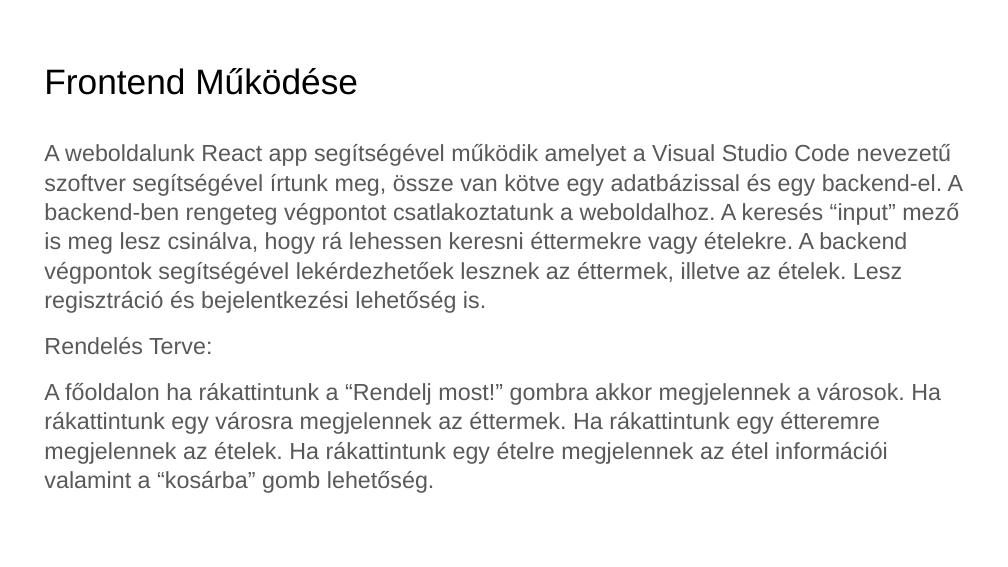
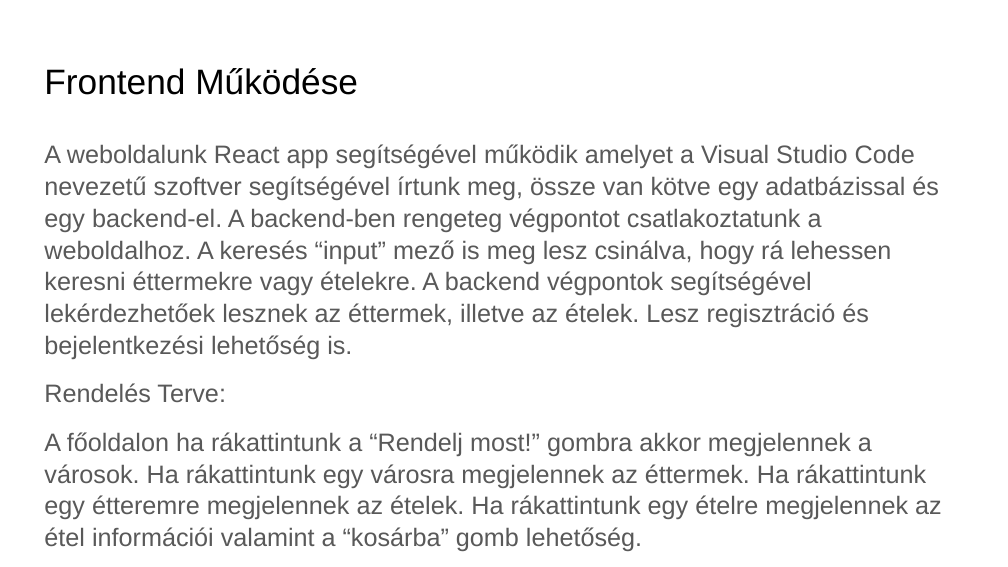
Before and after one commit to kirschg/-telfut-r, a slide deck: slide 3 of etelfutar_ppt_uj.pptx. Drawn at 1008x567 pixels with LibreOffice and Linux fonts; fonts in the diff are those of the drawing; background and template pictures are left out. Boxes give left, top, right and bottom in pixels: in the first picture for what was removed or moved away, otherwise in the second. Text is boxed around its words. In the diff, an @@ line names an element or a change of style, - is before the commit and + after.

```diff
--- a/etelfutar_ppt_uj.pptx
+++ b/etelfutar_ppt_uj.pptx
@@ text "A weboldalunk React app segítségével ..." at <box>44,144,942,551</box>: size 16.6 to 18 pt @@
```
Also in this commit, not shown: 1 other slide changed, 2 slides added.
